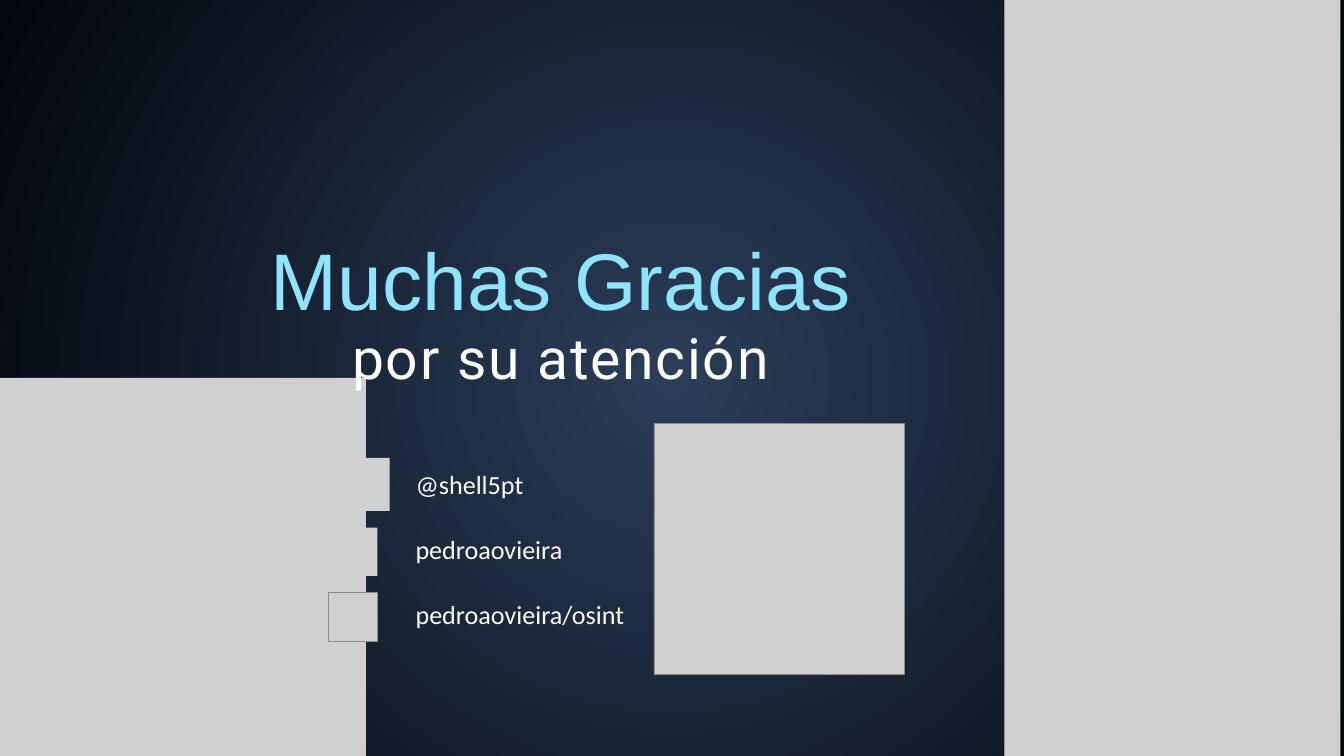
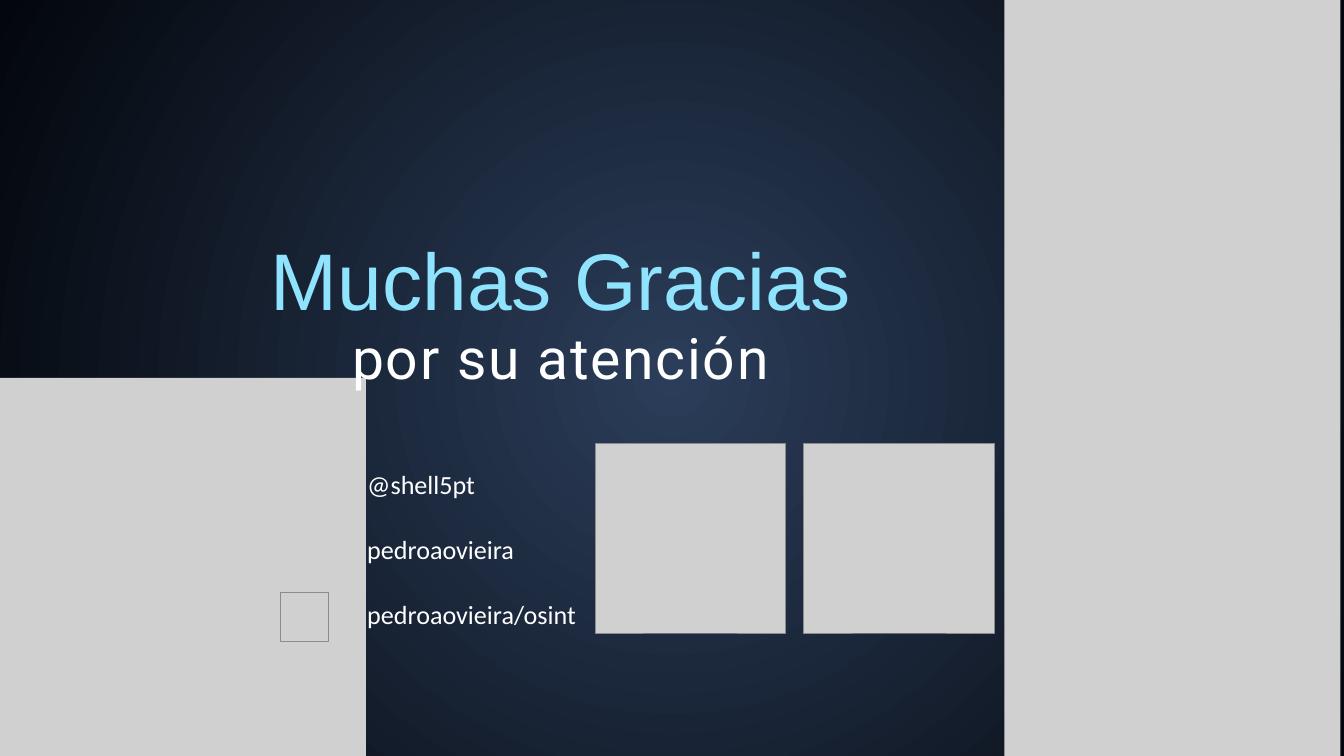
Before and after one commit to pedroaovieira/osint, a slide deck: slide 39 of presentation/osintomaticops/Negocios_Privados,_Consecuencias_Publicas.pptx (slide 38 before the commit). Drawn at 1344x756 pixels with LibreOffice and Linux fonts; fonts in the diff are those of the drawing; grey boxes stand for pictures. Boxes give left, top, right and bottom in pixels: in the first picture for what was removed or moved away, otherwise in the second. Text is boxed around its words. In the diff, an @@ line names an element or a change of style, - is before the commit and + after.

```diff
--- a/presentation/osintomaticops/Negocios_Privados,_Consecuencias_Publicas.pptx
+++ b/presentation/osintomaticops/Negocios_Privados,_Consecuencias_Publicas.pptx
@@ picture: place and size @@
-picture at box(654, 423, 905, 674)
+picture at box(595, 444, 785, 633)
@@ picture added at box(804, 444, 994, 633) @@
@@ 3 pictures, 3 texts, 1 freeform shape: place and size @@
-3 pictures, 3 texts, 1 freeform shape at box(317, 458, 625, 641)
+3 pictures, 3 texts, 1 freeform shape at box(269, 458, 576, 641)
```
Also in this commit, not shown: 2 other slides changed, 1 slide added, 3 other files.
